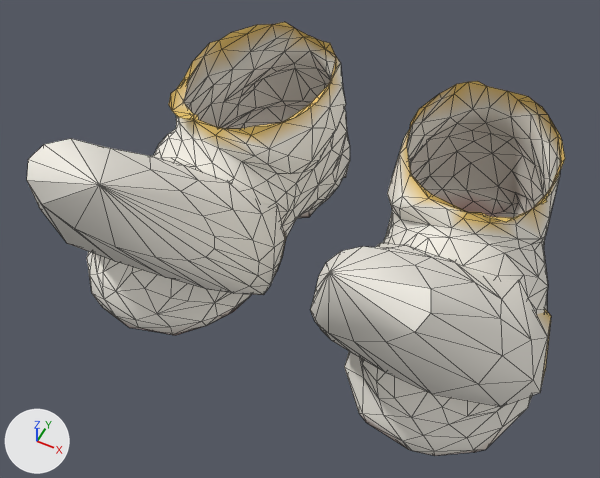
One commit to the glTF model assets_src/armor/kargan_0/cloth_b_feet.glb: the scene before it, then after it.
One viewpoint serves both versions: a 50 mm lens placed at (0.3, -0.773, 0.908), pointed at (-0.01, -0.153, 0.134). Every picture has the same lights, and +X, +Y and +Z are marked at lower left. The older version comes first. Mesh edges are drawn as thin lines. Vertices at exactly the same position are counted once.

The first picture shows 'cloth_b_feet'.
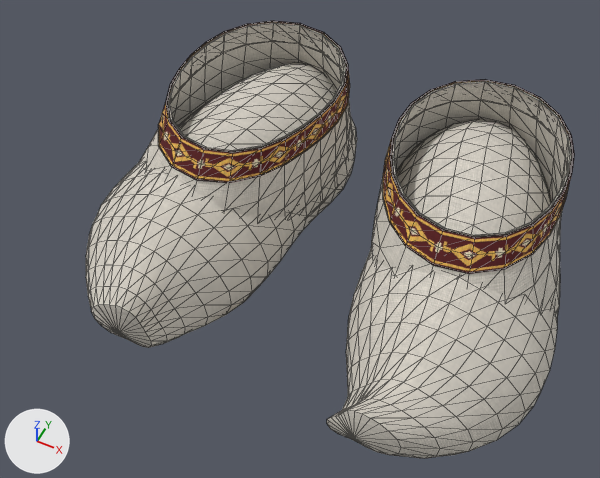
Where the change shows, as pixel boxes [x1, y1, x2, y2] in the pictures (600 x 478 px):
'cloth_b_feet', surface changed, reshaped (9% narrower): before [27, 22, 565, 456]; after [86, 21, 574, 458]
part 1 of me_cloth_b_feet, rebuilt (9% shorter): before [87, 22, 350, 335]; after [86, 62, 357, 348]
part 2 of me_cloth_b_feet, rebuilt (10% shorter): before [344, 81, 565, 456]; after [327, 119, 557, 458]
part 3 of me_cloth_b_feet, added: after [372, 81, 572, 315]
part 4 of me_cloth_b_feet, added: after [138, 22, 352, 220]
part 5 of me_cloth_b_feet, added: after [383, 79, 574, 274]
part 6 of me_cloth_b_feet, added: after [158, 21, 350, 183]
part 7 of me_cloth_b_feet, deleted: before [27, 139, 551, 407]

Patch to the scene script:
```diff
--- a/assets_src/armor/kargan_0/cloth_b_feet.glb.py
+++ b/assets_src/armor/kargan_0/cloth_b_feet.glb.py
@@ img_band_c_png @@
+img_band_c_png = load_image('band_c.png', '../textures/band_c.png', 256, 128, 'sRGB')
@@ img_band_orm_png @@
+img_band_orm_png = load_image('band_orm.png', '../textures/band_orm.png', 256, 128, 'Non-Color')
@@ img_band_n_png @@
+img_band_n_png = load_image('band_n.png', '../textures/band_n.png', 256, 128, 'Non-Color')
@@ img_cloth_orm_png @@
+img_cloth_orm_png = load_image('cloth_orm.png', '../textures/cloth_orm.png', 256, 256, 'Non-Color')
@@ img_cloth_c_png @@
+img_cloth_c_png = load_image('cloth_c.png', '../textures/cloth_c.png', 256, 256, 'sRGB')
@@ img_cloth_n_png @@
+img_cloth_n_png = load_image('cloth_n.png', '../textures/cloth_n.png', 256, 256, 'Non-Color')
@@ mat_cloth @@
 mat_cloth = bpy.data.materials.new('cloth')
-# nodes: BsdfPrincipled, OutputMaterial, VertexColor
+# nodes: BsdfPrincipled, Mix, NormalMap, OutputMaterial, SeparateColor, TexImage x3, VertexColor
+# uses the picture img_cloth_c_png
+# uses the picture img_cloth_n_png
+# uses the picture img_cloth_orm_png
@@ mat_band @@
+mat_band = bpy.data.materials.new('band')
+# uses the picture img_band_c_png
+# uses the picture img_band_n_png
+# uses the picture img_band_orm_png
@@ me_cloth_b_feet @@
 # used by ob_cloth_b_feet; location = (0.0, 0.0, 0.0)
-me_cloth_b_feet.from_pydata(...)  # 881 vertices, 1651 faces; spans x -0.321..0.321, y -0.375..0.167, z -0.013..0.36
+me_cloth_b_feet.from_pydata(...)  # 1344 vertices, 2504 faces; spans x -0.322..0.322, y -0.354..0.18, z -0.013..0.225
+# me_cloth_b_feet part 1: the loose piece of 367 vertices spanning x -0.318..-0.046, y -0.3..0.167, z -0.013..0.229 is rebuilt with 386 vertices and now spans x -0.322..-0.034, y -0.354..0.177, z -0.013..0.185
+# me_cloth_b_feet part 2: the loose piece of 320 vertices spanning x 0.046..0.314, y -0.302..0.157, z -0.013..0.229 is rebuilt with 386 vertices and now spans x 0.033..0.322, y -0.354..0.18, z -0.013..0.19
+# me_cloth_b_feet part 3: a new loose piece of 176 vertices spanning x 0.036..0.31, y -0.191..0.175, z 0.034..0.224, in mat_cloth
+# me_cloth_b_feet part 4: a new loose piece of 176 vertices spanning x -0.308..-0.039, y -0.187..0.174, z 0.034..0.224, in mat_cloth
+# me_cloth_b_feet part 5: a new loose piece of 110 vertices spanning x 0.039..0.271, y -0.147..0.145, z 0.166..0.225, in mat_band
+# me_cloth_b_feet part 6: a new loose piece of 110 vertices spanning x -0.27..-0.039, y -0.149..0.145, z 0.166..0.225, in mat_band
+# me_cloth_b_feet part 7
+# 194 vertices are removed from x -0.321..0.321, y -0.375..-0.05, z -0.013..0.36
+# 352 faces are deleted
 me_cloth_b_feet.materials.append(mat_cloth)
+me_cloth_b_feet.materials.append(mat_band)
```
